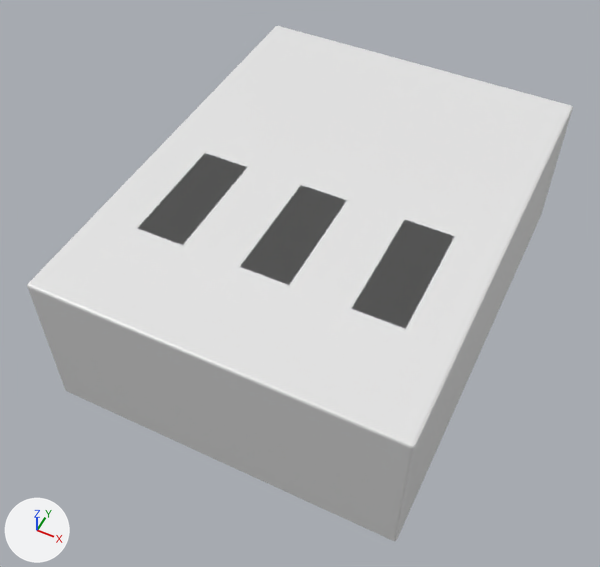
The FBX model Assets/FBX/generated/SM_Ship_Corvette_01_Cargo.fbx as it was, and as the next commit left it.
Rendered twice from a camera (50 mm lens) standing at (275.0, -619.0, 688.0) and looking at (-13.0, -44.0, -30.0). Lighting does not change. The marker at lower left points along +X, +Y and +Z. The older version comes first.

Script lines for the objects in view, before the commit:
```python
me_cube_122 = bpy.data.meshes.new('Cube.122')
me_cube_122.from_pydata(...)  # 224 vertices, 216 faces; spans x -200.0..200.0, y -257.0..263.0, z -92.0..88.0
me_cube_122.materials.append(mat_m_cargo_hold)  # white #e7e7e7
ob_sm_ship_corvette_01_cargo = bpy.data.objects.new('SM_Ship_Corvette_01_Cargo', me_cube_122)
ob_sm_ship_corvette_01_cargo.location = (0.0, -3.0, 2.0)
```
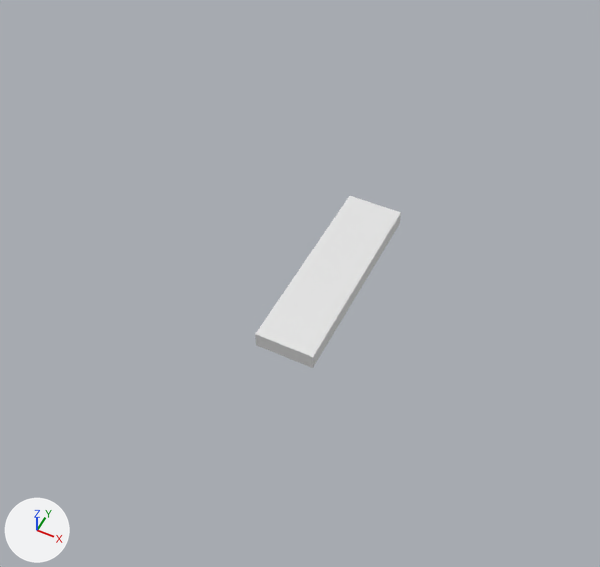
Boxes (x1, y1, x2, y2) around the edits, measured in the pictures (600 x 567 px):
'SM_Ship_Corvette_01_Cargo', reshaped, moved (73% narrower, 66% shorter)
    before: (27, 26, 573, 541)
    after: (255, 196, 401, 368)
part 1 of me_cube_122, added
    after: (255, 196, 401, 368)
part 2 of me_cube_122, deleted
    before: (27, 26, 573, 541)
part 3 of me_cube_122, deleted
    before: (139, 153, 247, 245)
part 4 of me_cube_122, deleted
    before: (241, 185, 347, 285)
part 5 of me_cube_122, deleted
    before: (352, 220, 455, 328)

Diff of the bpy script that builds the scene:
```diff
--- a/Assets/FBX/generated/SM_Ship_Corvette_01_Cargo.fbx.py
+++ b/Assets/FBX/generated/SM_Ship_Corvette_01_Cargo.fbx.py
@@ me_cube_122 @@
 # used by ob_sm_ship_corvette_01_cargo; location = (0.0, -3.0, 2.0)
-me_cube_122.from_pydata(...)  # 224 vertices, 216 faces; spans x -200.0..200.0, y -257.0..263.0, z -92.0..88.0
+me_cube_122.from_pydata(...)  # 8 vertices, 6 faces; spans x -37.0..37.0, y -132.0..132.0, z -11.0..11.0
+# me_cube_122 part 1: a new loose piece, a box spanning x -37.0..37.0, y -132.0..132.0, z -11.0..11.0, in mat_m_cargo_hold (white #e7e7e7)
+# me_cube_122 part 2: the loose piece of 56 vertices spanning x -200.0..200.0, y -257.0..263.0, z -92.0..88.0 is deleted
+# me_cube_122 part 3: the loose piece of 56 vertices spanning x -150.0..-90.0, y -147.0..-7.0, z 28.0..88.0 is deleted
+# me_cube_122 part 4: the loose piece of 56 vertices spanning x -30.0..30.0, y -147.0..-7.0, z 28.0..88.0 is deleted
+# me_cube_122 part 5: the loose piece of 56 vertices spanning x 90.0..150.0, y -147.0..-7.0, z 28.0..88.0 is deleted
 me_cube_122.materials.append(mat_m_cargo_hold)
@@ ob_sm_ship_corvette_01_cargo @@
 ob_sm_ship_corvette_01_cargo = bpy.data.objects.new('SM_Ship_Corvette_01_Cargo', me_cube_122)
-ob_sm_ship_corvette_01_cargo.location = (0.0, -3.0, 2.0)
+ob_sm_ship_corvette_01_cargo.location = (0.0, 21.0, -74.0)
```
